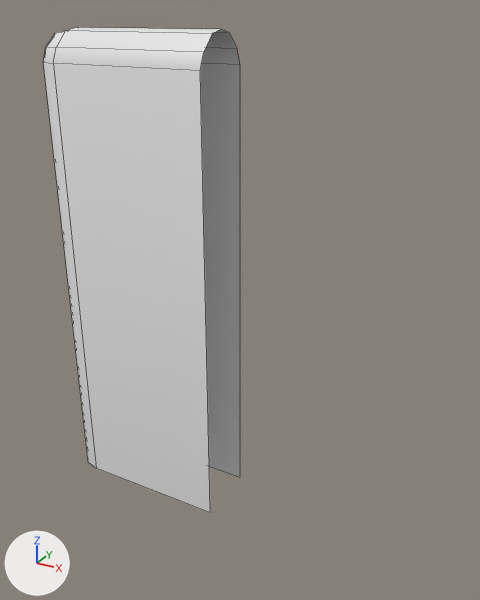
An edit to the FBX model Assets/Objects/HedgeModels/HedgePosxmissing2.fbx, drawn before and after from the same camera.
Both versions are drawn from a camera (50 mm lens) standing at (2.1, -2.74, 2.65) and looking at (0.57, 0.05, 1.26). Every picture has the same lights, and +X, +Y and +Z are marked at lower left. Mesh edges are drawn as thin lines.

Names of what the first picture shows: 'Hedge2PosXMissing'.
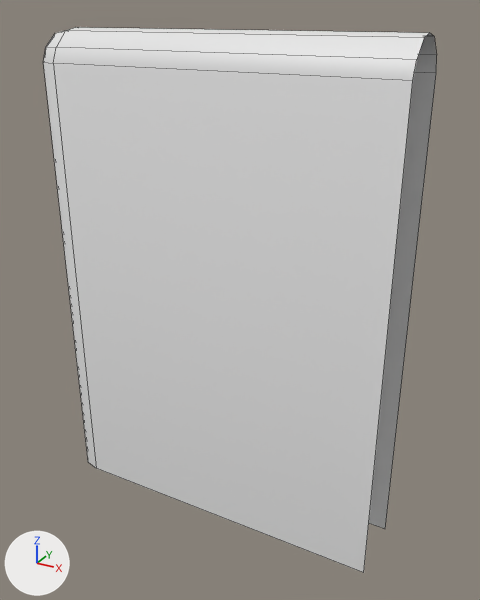
The newer file is also turned or shifted as a whole; pictures and numbers use the older file's frame.

What changed in the scene script:
```text
Change me_cube_004:
    where me_cube_004.from_pydata(...)  # 40 vertices, 32 faces; spans x -0.5..0.5, y -0.18..0.18, z 0.0..2.57
    used by ob_hedge2posxmissing; location = (0.0, 0.0, 0.0)
    me_cube_004 part 1: all 9 vertices in x 0.5, y -0.18..0.18, z 0.0..2.57 are moved by (0.92, 0.0, 0.0)
```

Boxes [x1, y1, x2, y2] around the edits, measured in the pictures (480 x 600 px; the box of a moved part takes in the faces that stretch with it):
'Hedge2PosXMissing', reshaped (99% wider, 13% taller)
    before: [43, 27, 240, 512]
    after: [43, 27, 437, 573]
part 1 of me_cube_004, moved or reshaped
    before: [90, 28, 240, 512]
    after: [90, 28, 437, 573]
